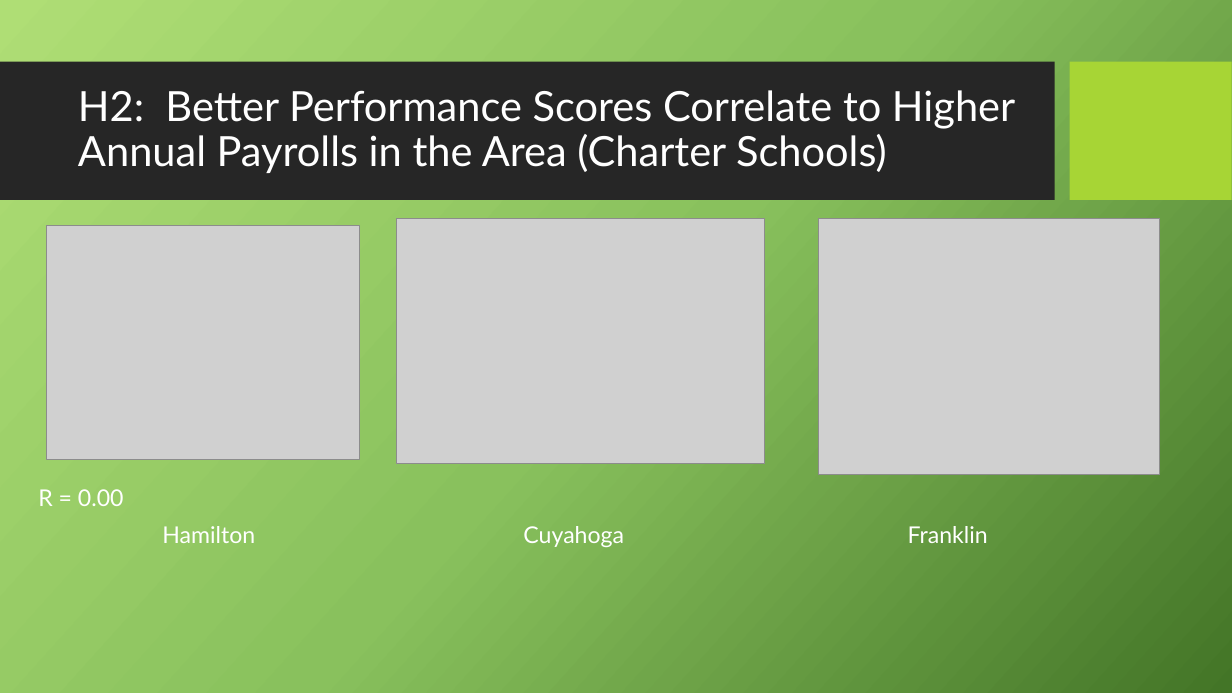
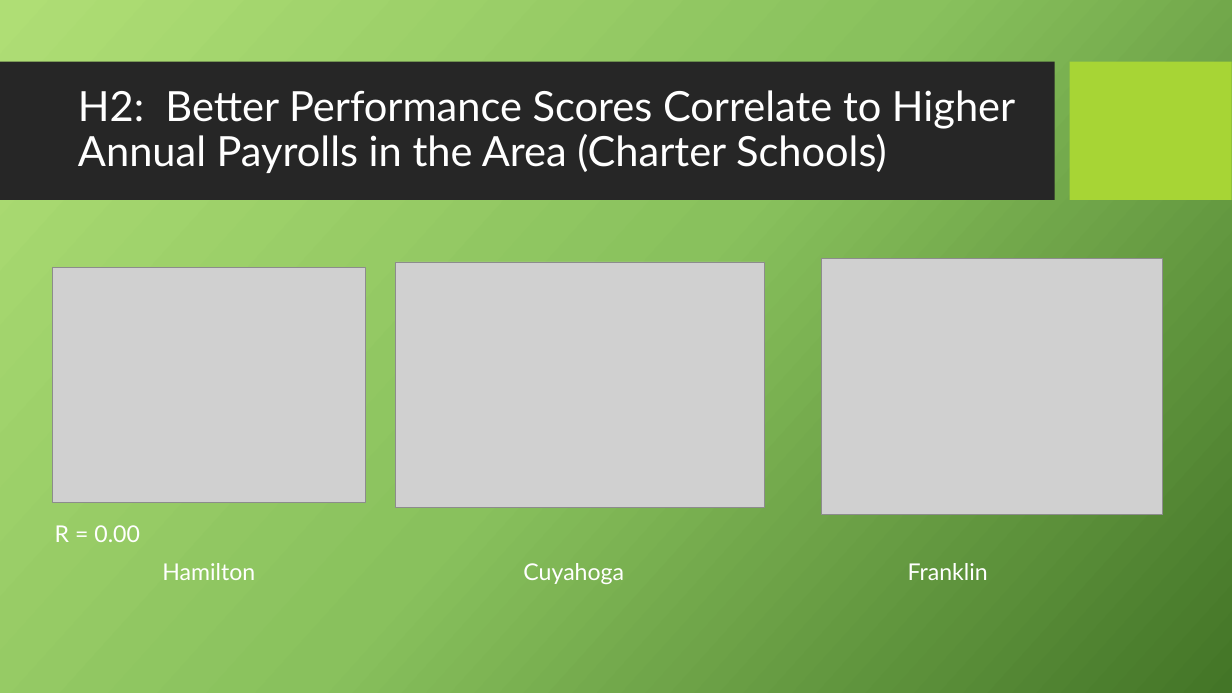
Before and after one commit to Teddi009x/Team_Scholastic_Crush, a slide deck: slide 11 of TeamScholasticCrush.pptx. Drawn at 1232x693 pixels with LibreOffice and Linux fonts; fonts in the diff are those of the drawing; grey boxes stand for pictures; background and template pictures are left out. Boxes give left, top, right and bottom in pixels: in the first picture for what was removed or moved away, otherwise in the second. Text is boxed around its words. In the diff, an @@ line names an element or a change of style, - is before the commit and + after.

```diff
--- a/TeamScholasticCrush.pptx
+++ b/TeamScholasticCrush.pptx
@@ picture: place and size @@
-picture at (46,226,359,460)
+picture at (53,268,365,503)
@@ picture: place and size @@
-picture at (396,218,765,464)
+picture at (396,262,764,508)
@@ picture: place and size @@
-picture at (819,218,1160,474)
+picture at (822,259,1163,515)
@@ text "R = 0.00": place and size @@
-text "R = 0.00" at (38,489,124,506)
+text "R = 0.00" at (55,525,140,542)
@@ 3 texts: place and size @@
-3 texts at (162,526,988,547)
+3 texts at (162,563,988,584)
```
Also in this commit, not shown: 1 other slide changed.
